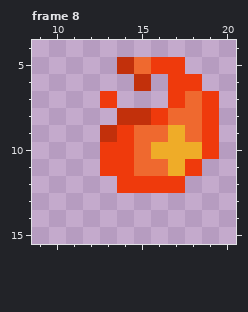
One commit to this pixel-art file: Assets/Sprites/Fireball.aseprite. Above: the version before the commit.
64x16 pixels, 8 frames. Shown: frame 8: x 9..20, y 4..15. The commit also changed other frames, which this record leaves out.
And afterwards:
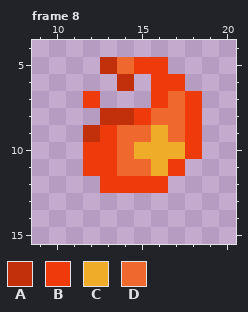
Palette (. is transparent): A #c2300b  B #ef3a0c  C #efac28  D #ef692f
Difference:
Changed rows in their new state; - is an unchanged pixel.
Frame 8, layer "Group 1/Layer 1":
first column x 12:
 5 -ADB-.--
 6 --A.B-.-
 7 B.--BDB.
 8 -A-BD-B.
 9 ABD-CDB.
10 B-DC--B.
11 B-D-CB.-
12 -B---.--
